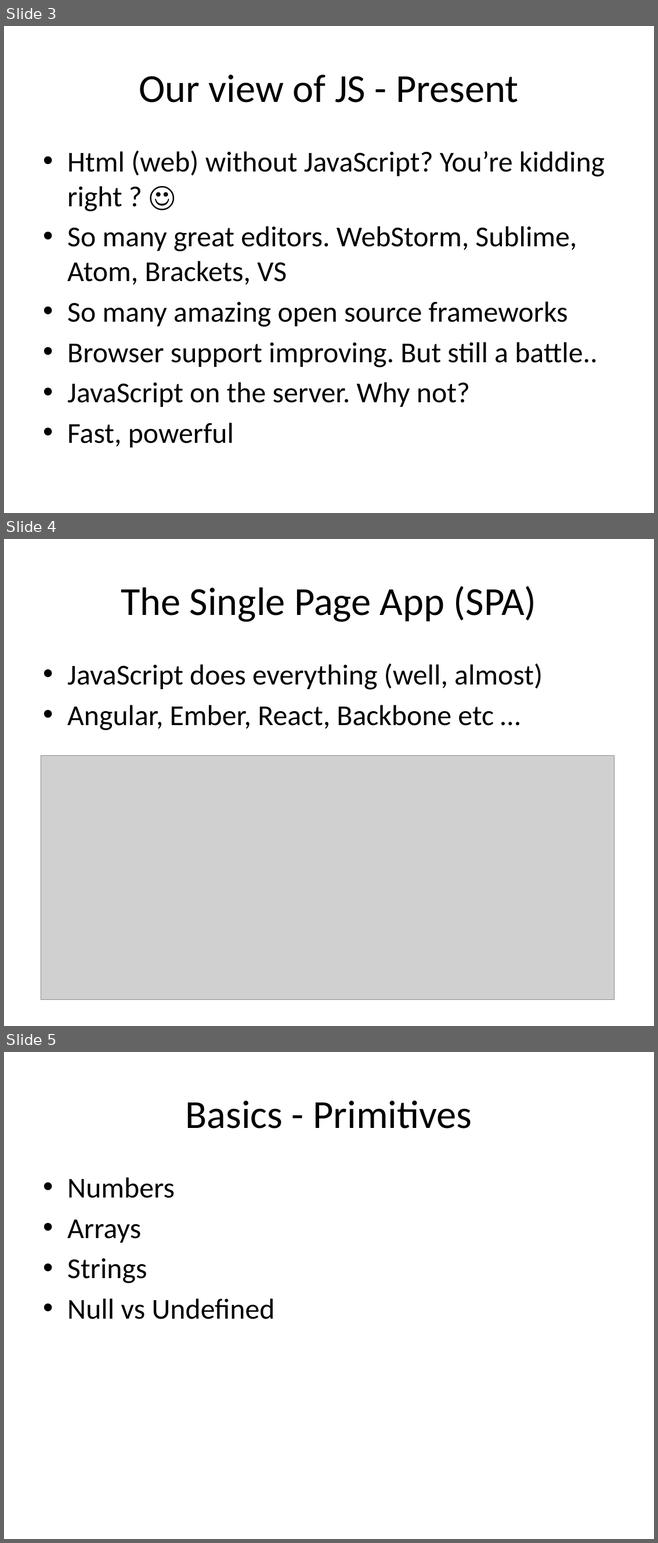
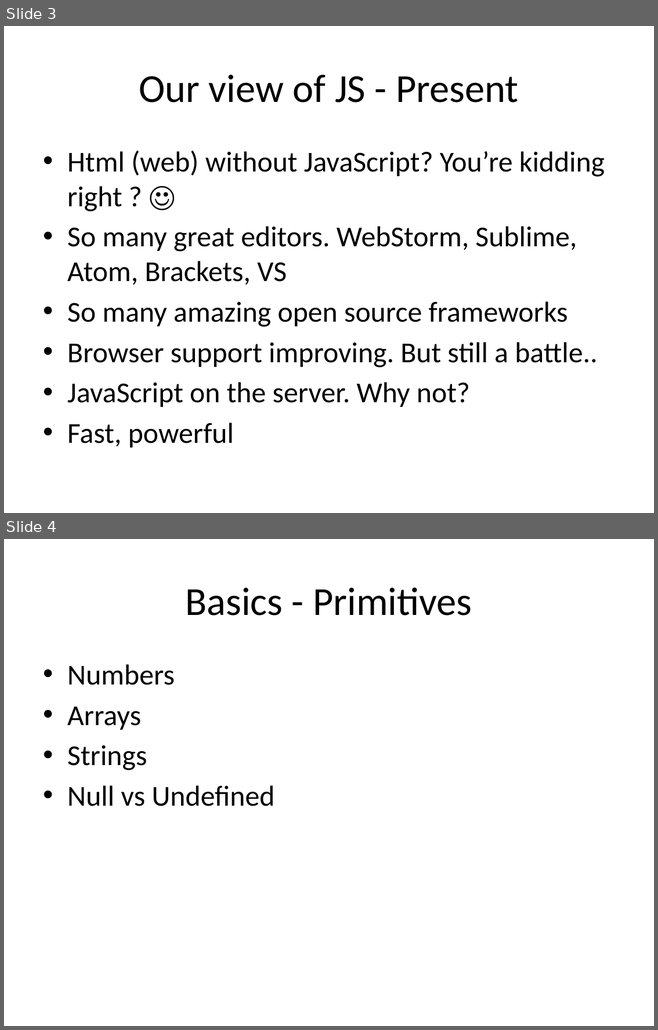
Before and after one commit to dejanvasic85/js-presentation, a slide deck: Fundamentals/Fundamentals-Presentation.pptx. Shown one above the other, each under a label of ours: slides 3, 4 and 5 before the commit, slides 3 and 4 after it. The pictures are 658x1543 and 658x1030 pixels, drawn with LibreOffice and Linux fonts; fonts in the diff are those of the drawing; grey boxes stand for pictures. Boxes give left, top, right and bottom in pixels: in the first picture for what was removed or moved away, otherwise in the second. Text is boxed around its words. In the diff, an @@ line names an element or a change of style, - is before the commit and + after.

```diff
--- a/Fundamentals/Fundamentals-Presentation.pptx
+++ b/Fundamentals/Fundamentals-Presentation.pptx
@@ slide 4 removed at bbox=[4, 539, 654, 1026], background #FFFFFF @@
@@ title removed at bbox=[121, 586, 536, 622] @@
-The Single Page App (SPA)
@@ text removed at bbox=[67, 664, 542, 730] @@
-• JavaScript does everything (well, almost)
-• Angular, Ember, React, Backbone etc …
@@ picture removed at bbox=[41, 755, 614, 1000] @@
@@ what was slide 5 is now slide 4 @@
```
Also in this commit, not shown: 1 other file.
